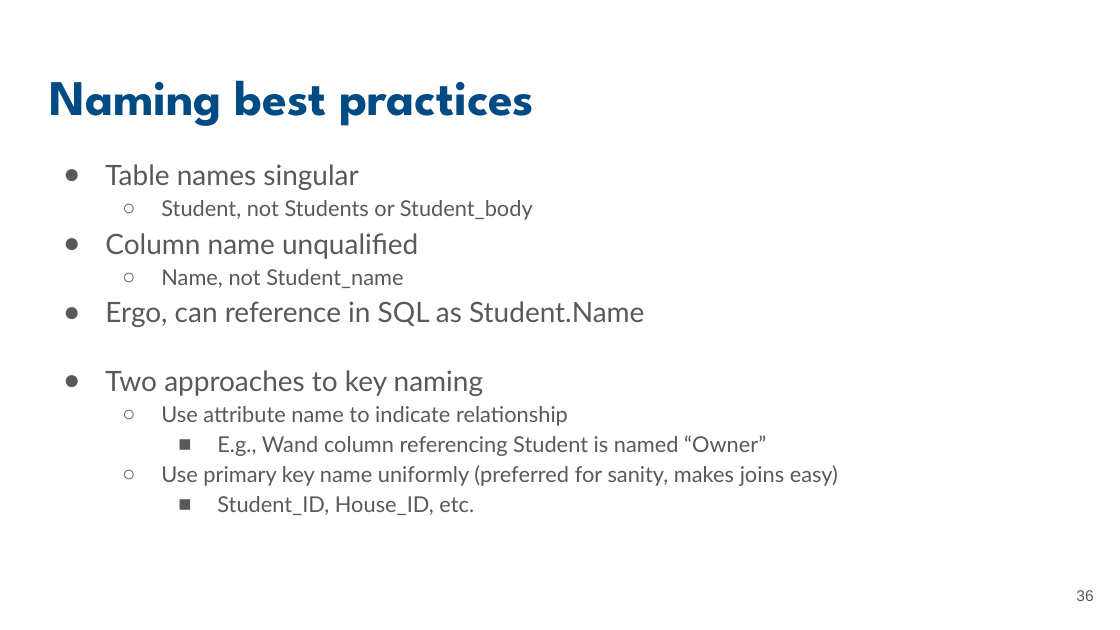
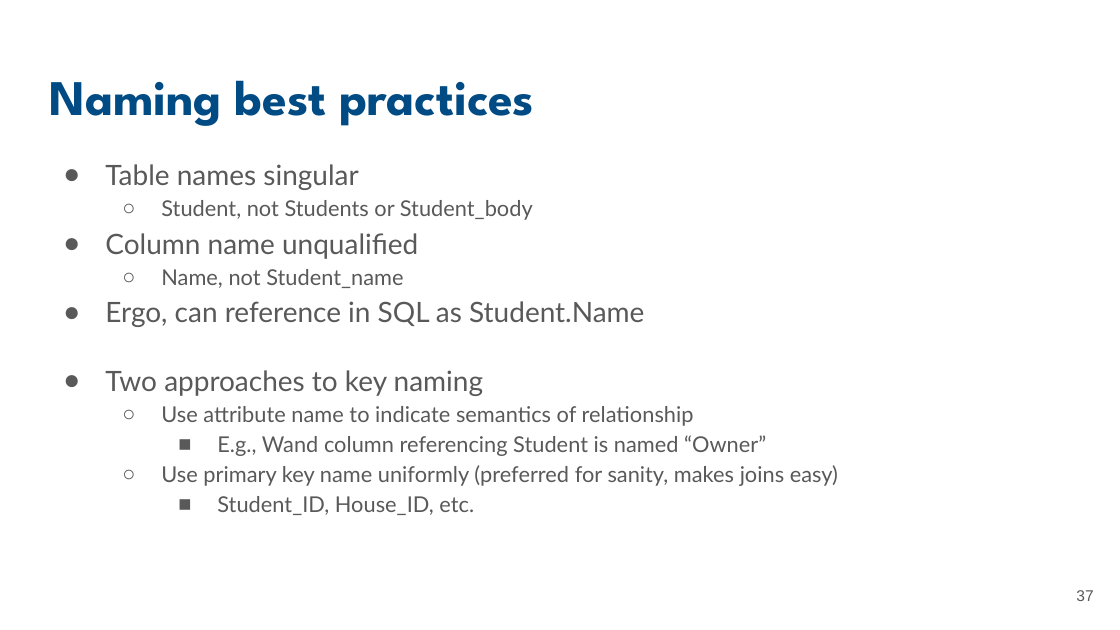
Before and after one commit to UCSB-Library-Research-Data-Services/bren-eds213, a slide deck: slide 37 of modules/week01/slides-01.pptx (slide 36 before the commit). Drawn at 1120x630 pixels with LibreOffice and Linux fonts; fonts in the diff are those of the drawing. Boxes give left, top, right and bottom in pixels: in the first picture for what was removed or moved away, otherwise in the second. Text is boxed around its words. In the diff, an @@ line names an element or a change of style, - is before the commit and + after.

```diff
--- a/modules/week01/slides-01.pptx
+++ b/modules/week01/slides-01.pptx
@@ text at <box>161,406,694,426</box>: text changed @@
-  ○ Use attribute name to indicate relationship
+  ○ Use attribute name to indicate semantics of relationship
@@ page number at <box>1076,590,1093,601</box>: text changed @@
-36
+37
```
Also in this commit, not shown: 4 other slides changed, 1 slide added.
